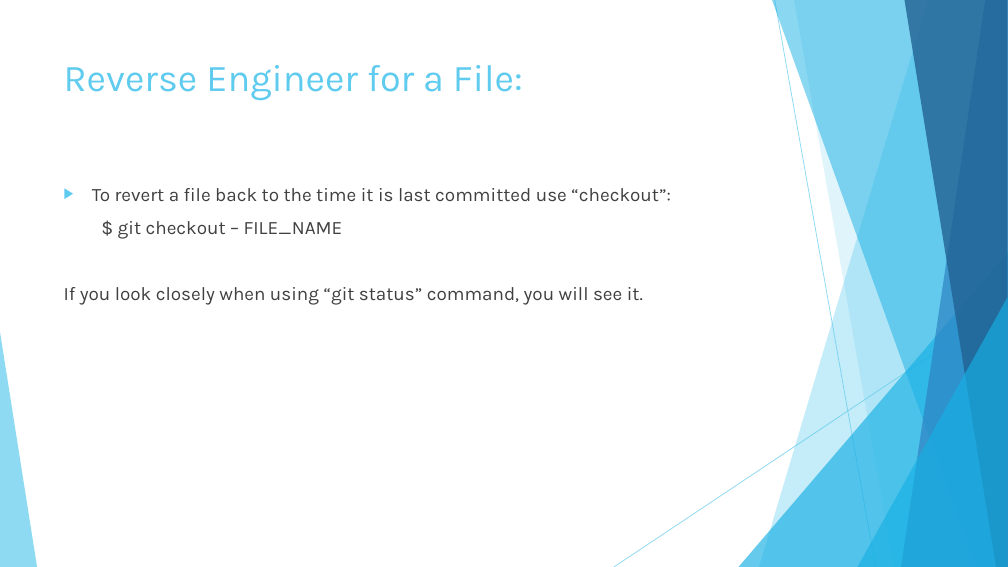
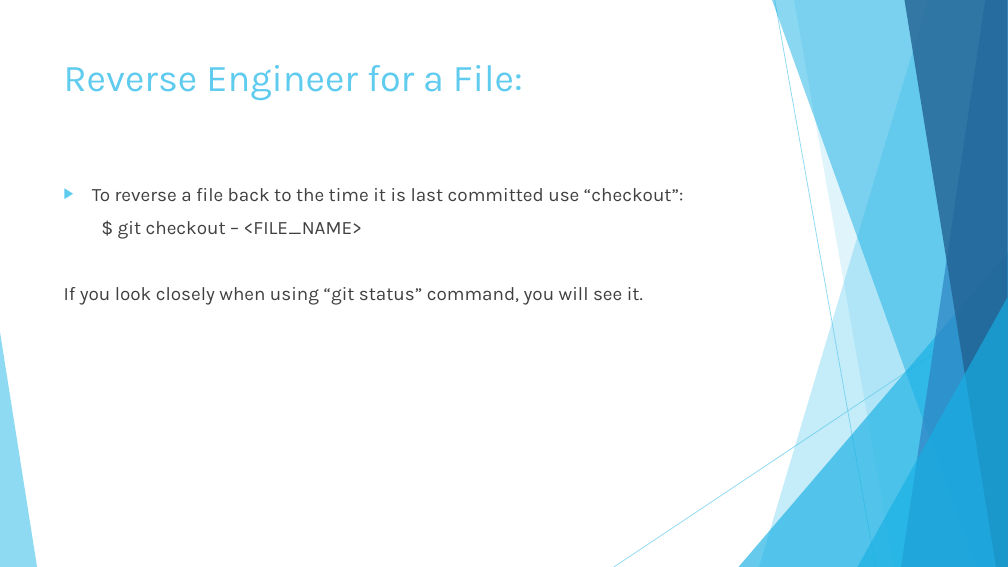
Before and after one commit to ComputerScience-Gang/Game-Project-Room-1-2018-2019, a slide deck: slide 44 of Lessons/Git User Manual.pptx. Drawn at 1008x567 pixels with LibreOffice and Linux fonts; fonts in the diff are those of the drawing. Boxes give left, top, right and bottom in pixels: in the first picture for what was removed or moved away, otherwise in the second. Text is boxed around its words. In the diff, an @@ line names an element or a change of style, - is before the commit and + after.

```diff
--- a/Lessons/Git User Manual.pptx
+++ b/Lessons/Git User Manual.pptx
@@ text at (92,188,683,239): text changed @@
-▶ To revert a file back to the time it is last committed use “checkout”:
-$ git checkout – FILE_NAME
+▶ To reverse a file back to the time it is last committed use “checkout”:
+$ git checkout – <FILE_NAME>
```
Also in this commit, not shown: 3 other slides changed, 1 other file.
